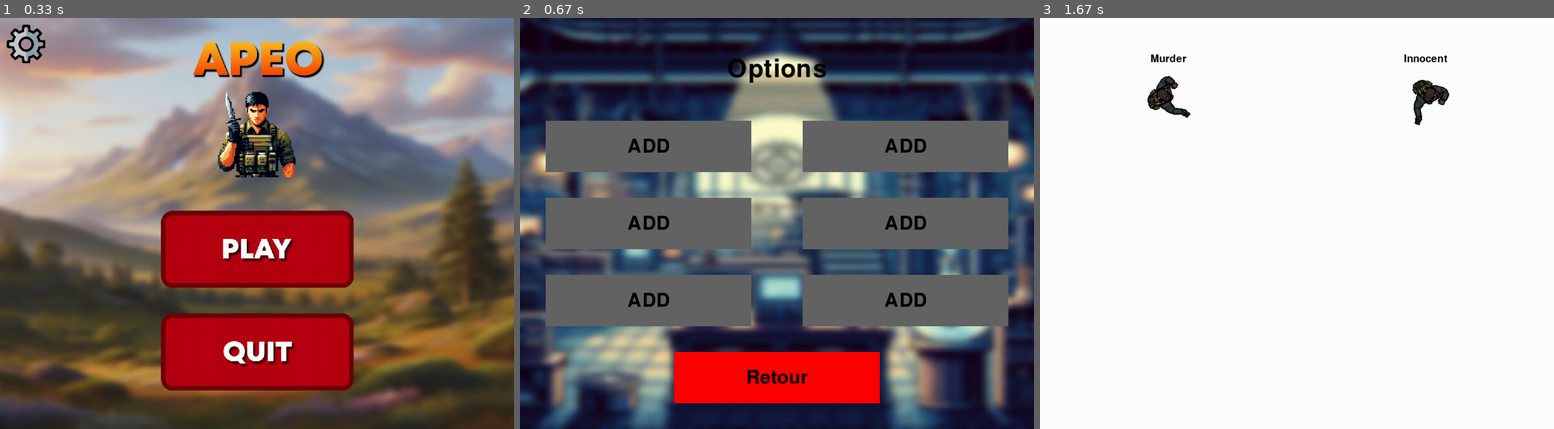
Above: before the commit, frames 1-3 (left to right).
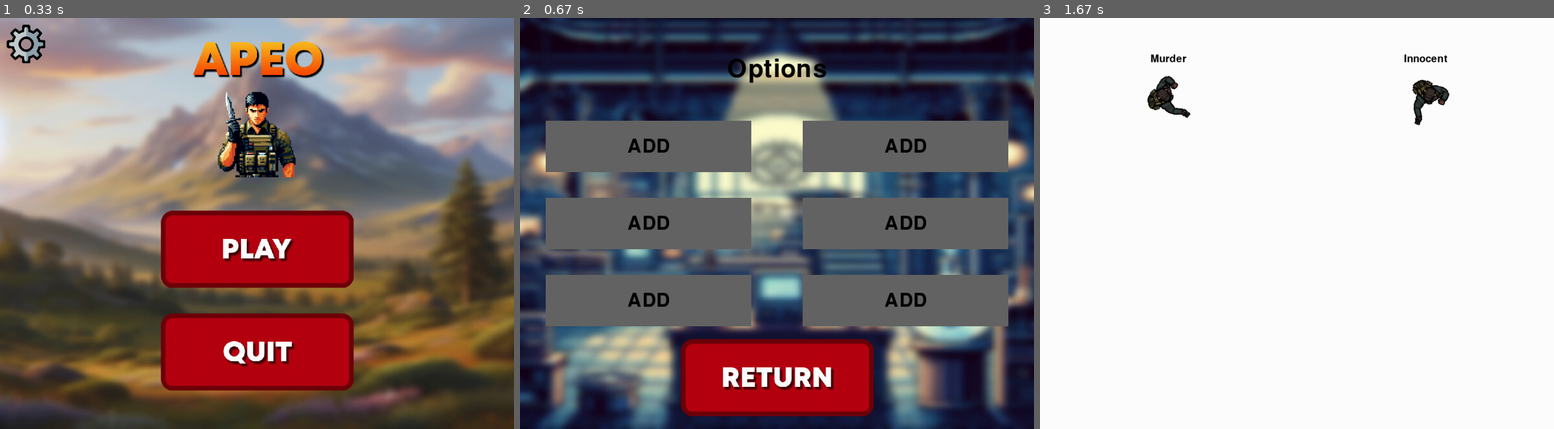
Above: after the commit, the same moments.

Repository: FoxBad/MURDER
Game: pygame game, started from main.py
Two runs of this game, one before a commit and one after it. Both use one fixed random seed, a clock stepped at 60 frames per second and the inputs below.
Inputs (mouse positions are in pixels of both pictures, inside the frame that each line leads up to):
- Up to frame 1 (0.33 s): no input
- Up to frame 2 (0.67 s): click (545, 42) at 0.38 s
- Up to frame 3 (1.67 s): click (1297, 252) at 0.72 s; click (1297, 379) at 1.05 s; click (1358, 260) at 1.55 s

Frame 1 is identical in both runs. In frame 2, 7.3% of the frame differs, in the area x 30-70%, y 78-97%; in frame 3, nothing differs.

Commit message:
quentin la connase

Diff:
--- a/main.py
+++ b/main.py
@@ -437,8 +437,15 @@
 
         button_width = 400
         button_height = 100
+
+        button_width2 = 375
+        button_height2 = 150
+
         button_x = ws // 2 - button_width // 2
         button_y = hs // 2 - button_height // 2
+
+        breturn = pygame.image.load(os.path.join("assets", "return.png"))
+        breturn = pygame.transform.scale(breturn,(button_width2,button_height2))
 
         button_1 = pygame.Rect(button_x -250, button_y -150, button_width, button_height)
         button_2 = pygame.Rect(button_x -250, button_y, button_width, button_height)
@@ -446,7 +453,6 @@
         button_4 = pygame.Rect(button_x +250, button_y -150, button_width, button_height)
         button_5 = pygame.Rect(button_x +250, button_y, button_width, button_height)
         button_6 = pygame.Rect(button_x +250, button_y + 150, button_width, button_height)
-        button_7 = pygame.Rect(button_x, button_y + 300, button_width, button_height)
 
 
         pygame.draw.rect(screen, (100, 100, 100), button_1)
@@ -455,7 +461,7 @@
         pygame.draw.rect(screen, (100, 100, 100), button_4)
         pygame.draw.rect(screen, (100, 100, 100), button_5)
         pygame.draw.rect(screen, (100, 100, 100), button_6)
-        pygame.draw.rect(screen, (255, 0, 0), button_7)
+
 
         draw_text("ADD", pygame.font.Font(None, 54), BLACK, screen, button_x-50, button_y - 100)
         draw_text("ADD", pygame.font.Font(None, 54), BLACK, screen, button_x-50, button_y+50)
@@ -463,7 +469,10 @@
         draw_text("ADD", pygame.font.Font(None, 54), BLACK, screen, button_x+450, button_y - 100)
         draw_text("ADD", pygame.font.Font(None, 54), BLACK, screen, button_x+450, button_y+50)
         draw_text("ADD", pygame.font.Font(None, 54), BLACK, screen, button_x+450, button_y + 200)
-        draw_text("Retour", pygame.font.Font(None, 54), BLACK, screen, button_x+200, button_y + 350)
+
+        breturnrect = breturn.get_rect(center=(button_x +200, button_y +350))
+        screen.blit(breturn,breturnrect)
+
 
         for e in pygame.event.get():
             if e.type == pygame.QUIT:
@@ -474,7 +483,7 @@
 
                     for player in players:
 
-                        if button_7.collidepoint((mx, my)):
+                        if breturnrect.collidepoint((mx, my)):
                             main_menu()
 
 
